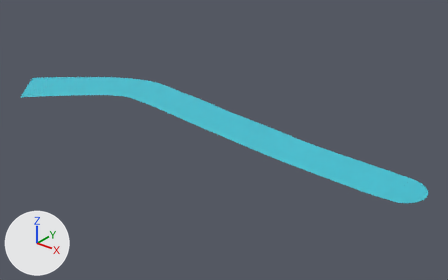
Renders of the glTF model art/stream/StreamWater_One.glb from each side of a commit.
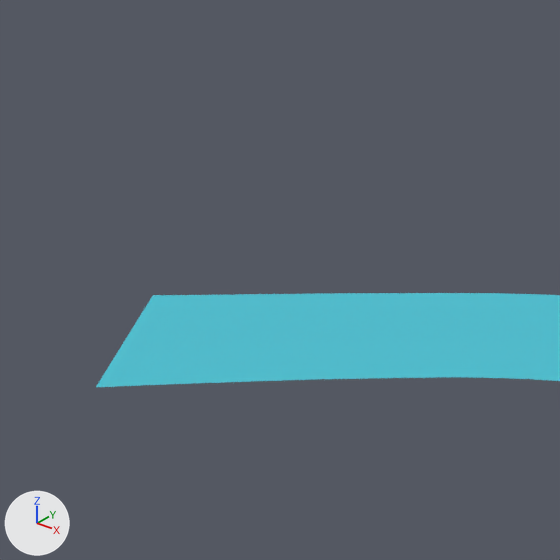
Each version appears first whole from a camera (50 mm lens) standing at (231.0, -369.0, 274.0) and looking at (-142.0, 97.0, -15.0), and next in a close-up on the part from 0% to 27% of the width and 5% to 48% of the height. The lights are fixed; the arrows at lower left show +X, +Y and +Z. The first two pictures are the older version.

Objects in the first close-up: 'StreamWater__Water_Mid'.
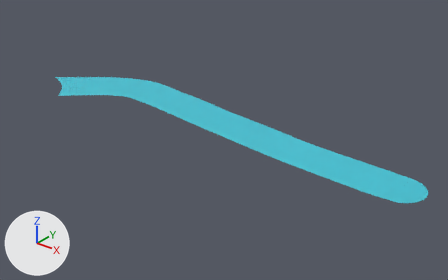
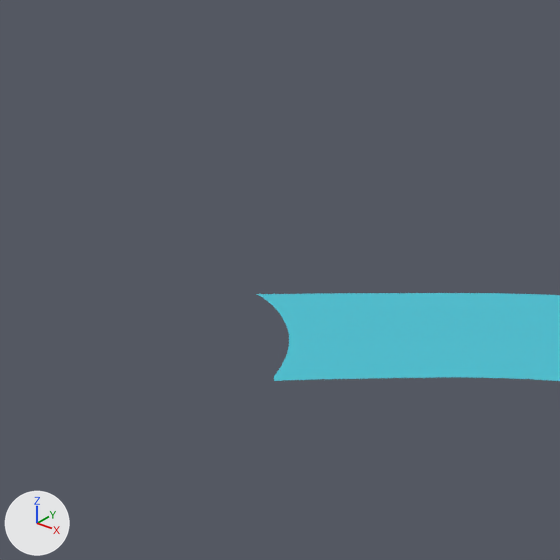
Location of each change, [x1, y1, x2, y2] in pixels of the close-ups (560 x 560 px):
'StreamWater__Water_Mid', reshaped
    before: [96, 293, 560, 387]
    after: [256, 293, 560, 381]
part 1 of me_streamwater__water_mid, cut back
    before: [96, 294, 306, 387]
    after: [256, 294, 306, 381]

The change, as a list of edits to the scene's bpy script:
```text
Change me_streamwater__water_mid:
    used by ob_streamwater__water_mid; location = (0.0, 0.0, 0.0)
    remove me_streamwater__water_mid.from_pydata(...)  # 1534 vertices, 2540 faces; spans x -427.0..82.0, y 13.0..149.0, z 0.0
    add me_streamwater__water_mid.from_pydata(...)  # 1437 vertices, 2365 faces; spans x -405.0..82.0, y 44.0..149.0, z 0.0
    me_streamwater__water_mid part 1
    118 vertices are removed from x -427.0..-352.0, y 13.0..81.0, z 0.0
    207 faces are deleted
    21 vertices are added at x -405.0..-351.0, y 45.0..81.0, z 0.0
    32 new faces join them
```
